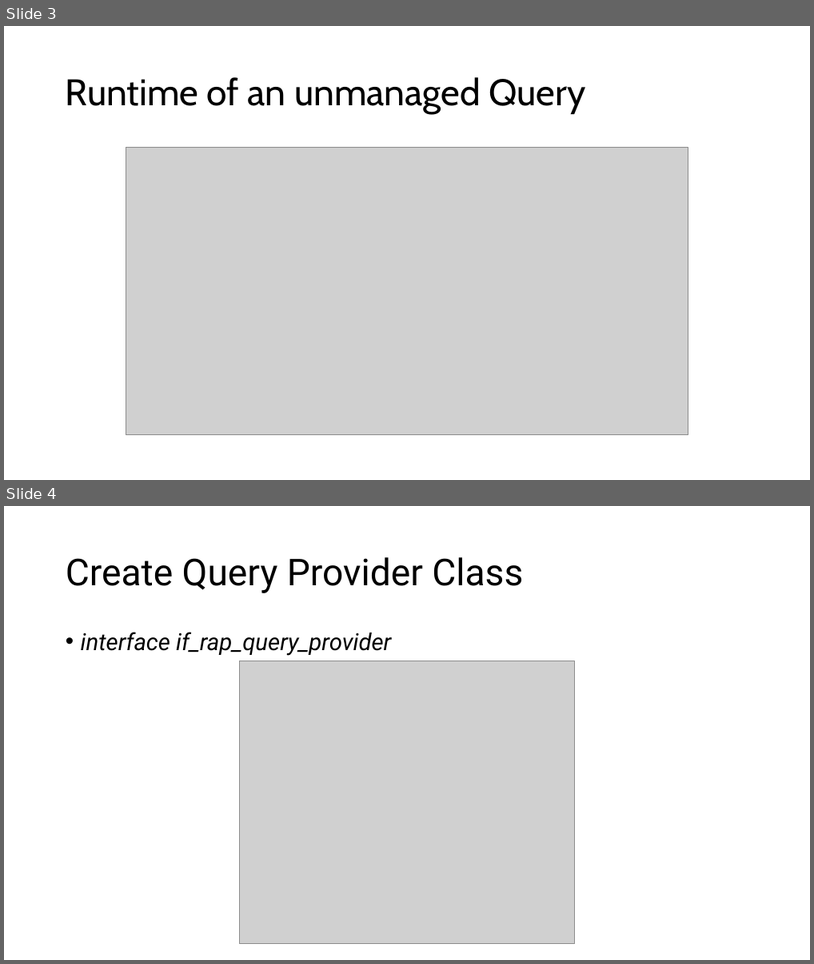
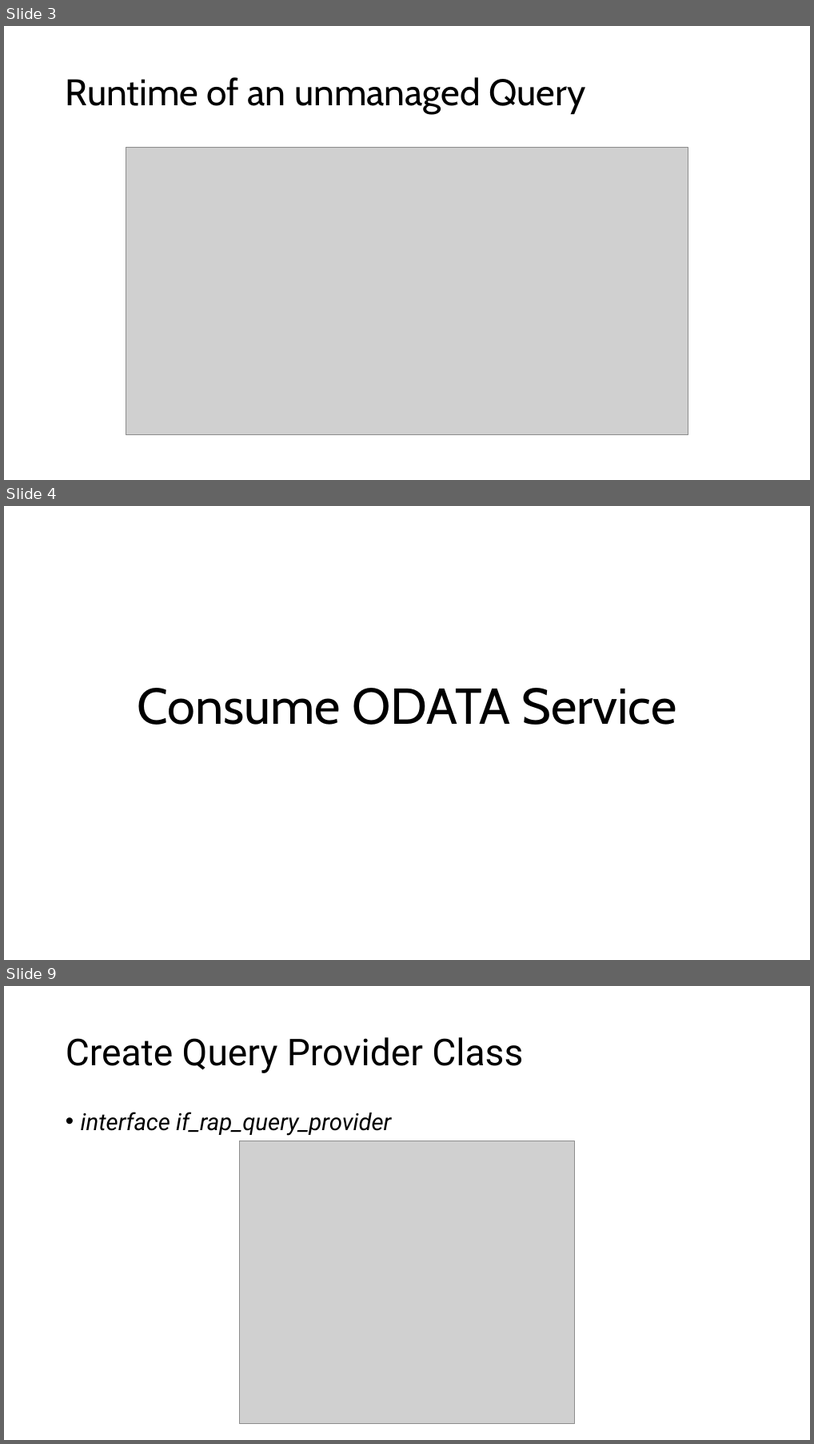
Before and after one commit to DevelopmentBvise/Schulung, a slide deck: RAP Unmanaged Query/UnmanagedQuery.pptx. Shown one above the other, each under a label of ours: slides 3 and 4 before the commit, slides 3, 4 and 9 after it; the slides between them are not shown. The pictures are 814x964 and 814x1444 pixels, drawn with LibreOffice and Linux fonts; fonts in the diff are those of the drawing; grey boxes stand for pictures. Boxes give left, top, right and bottom in pixels: in the first picture for what was removed or moved away, otherwise in the second. Text is boxed around its words. In the diff, an @@ line names an element or a change of style, - is before the commit and + after.

```diff
--- a/RAP Unmanaged Query/UnmanagedQuery.pptx
+++ b/RAP Unmanaged Query/UnmanagedQuery.pptx
@@ slide 4 added at (4,506,810,960), background #FFFFFF @@
@@ title added at (138,688,677,724), 60 pt, text #000000 @@
+Consume ODATA Service
@@ what was slide 4 is now slide 9 @@
```
Also in this commit, not shown: 6 other slides added, 1 slide removed, 1 other file.
